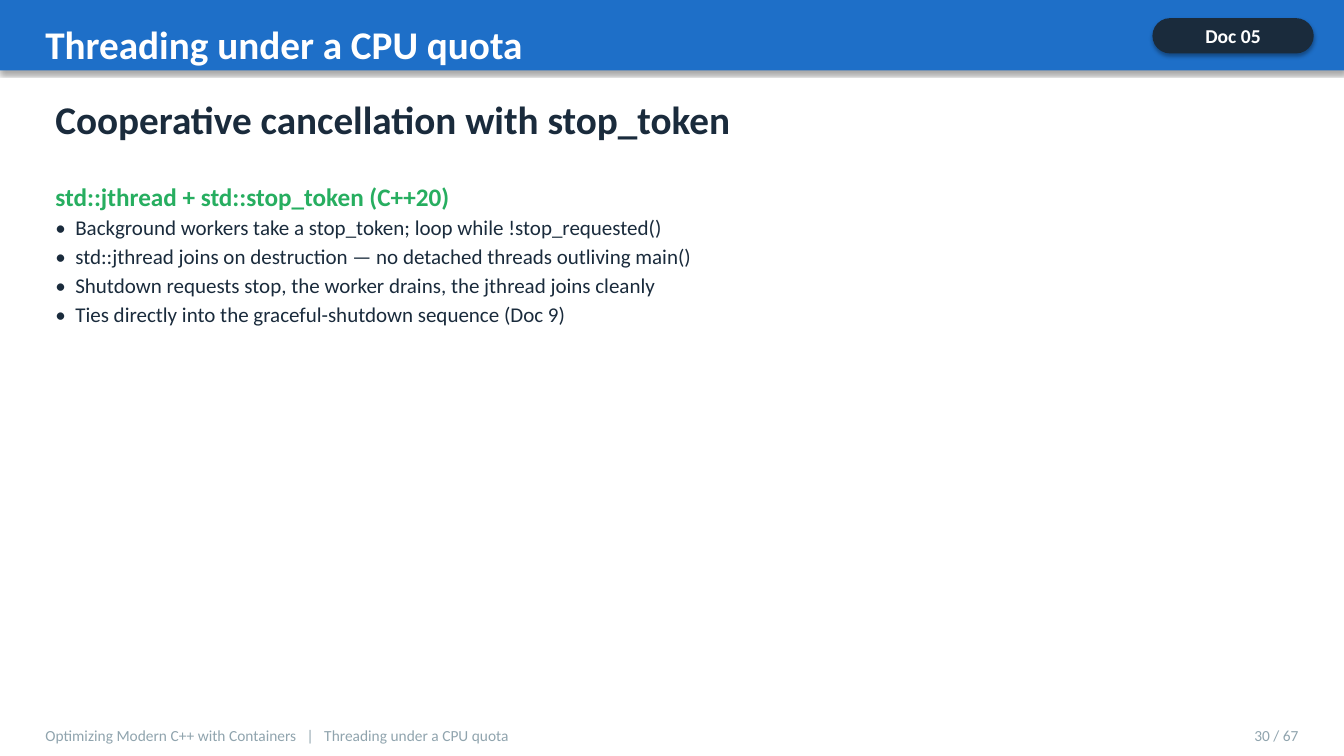
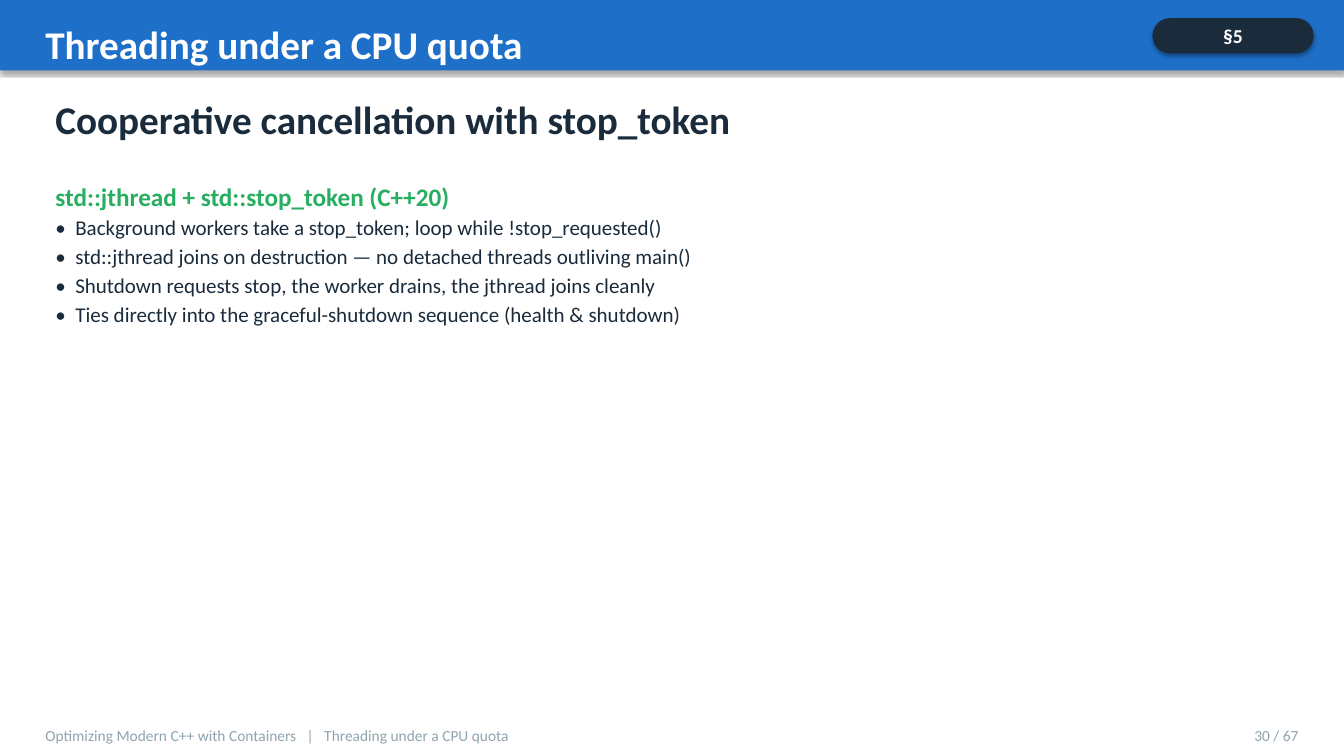
Before and after one commit to patterncatalyst/cpp-container-optimization-tutorial, a slide deck: slide 30 of presentation/cpp-statelessness-compendium.pptx. Drawn at 1344x756 pixels with LibreOffice and Linux fonts; fonts in the diff are those of the drawing. Boxes give left, top, right and bottom in pixels: in the first picture for what was removed or moved away, otherwise in the second. Text is boxed around its words. In the diff, an @@ line names an element or a change of style, - is before the commit and + after.

```diff
--- a/presentation/cpp-statelessness-compendium.pptx
+++ b/presentation/cpp-statelessness-compendium.pptx
@@ text at box(1223, 29, 1243, 44): text changed @@
-Doc 05
+§5
@@ text at box(75, 307, 680, 326): text changed @@
-• Ties directly into the graceful-shutdown sequence (Doc 9)
+• Ties directly into the graceful-shutdown sequence (health & shutdown)
```
Also in this commit, not shown: 44 other slides changed, 1 other file.
